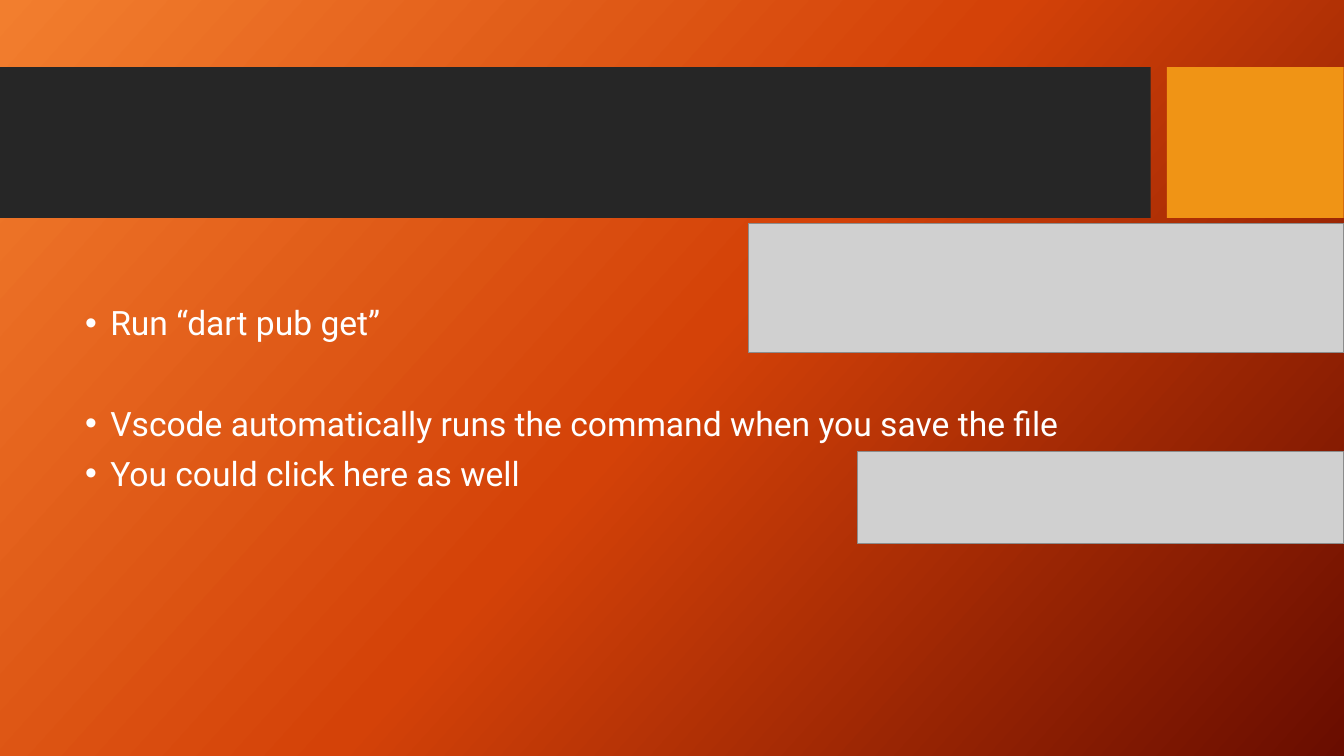
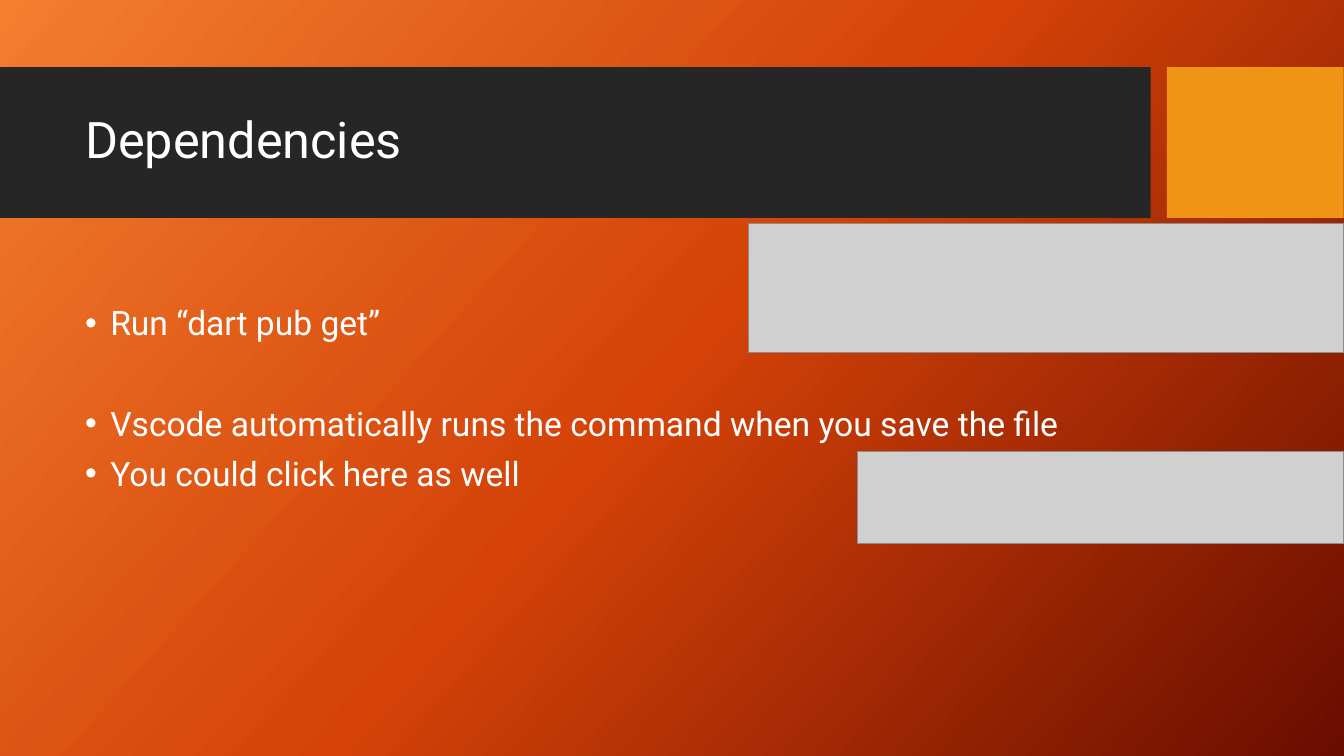
Before and after one commit to GDSC-ADEK/dart-flutter-course, a slide deck: slide 8 of week2/week2_slideshow.pptx. Drawn at 1344x756 pixels with LibreOffice and Linux fonts; fonts in the diff are those of the drawing; grey boxes stand for pictures; background and template pictures are left out. Boxes give left, top, right and bottom in pixels: in the first picture for what was removed or moved away, otherwise in the second. Text is boxed around its words. In the diff, an @@ line names an element or a change of style, - is before the commit and + after.

```diff
--- a/week2/week2_slideshow.pptx
+++ b/week2/week2_slideshow.pptx
@@ title added at [85,120,402,169], 36 pt, text #FFFFFF @@
+Dependencies
```
Also in this commit, not shown: 11 other slides changed, 1 slide added, 6 other files.
